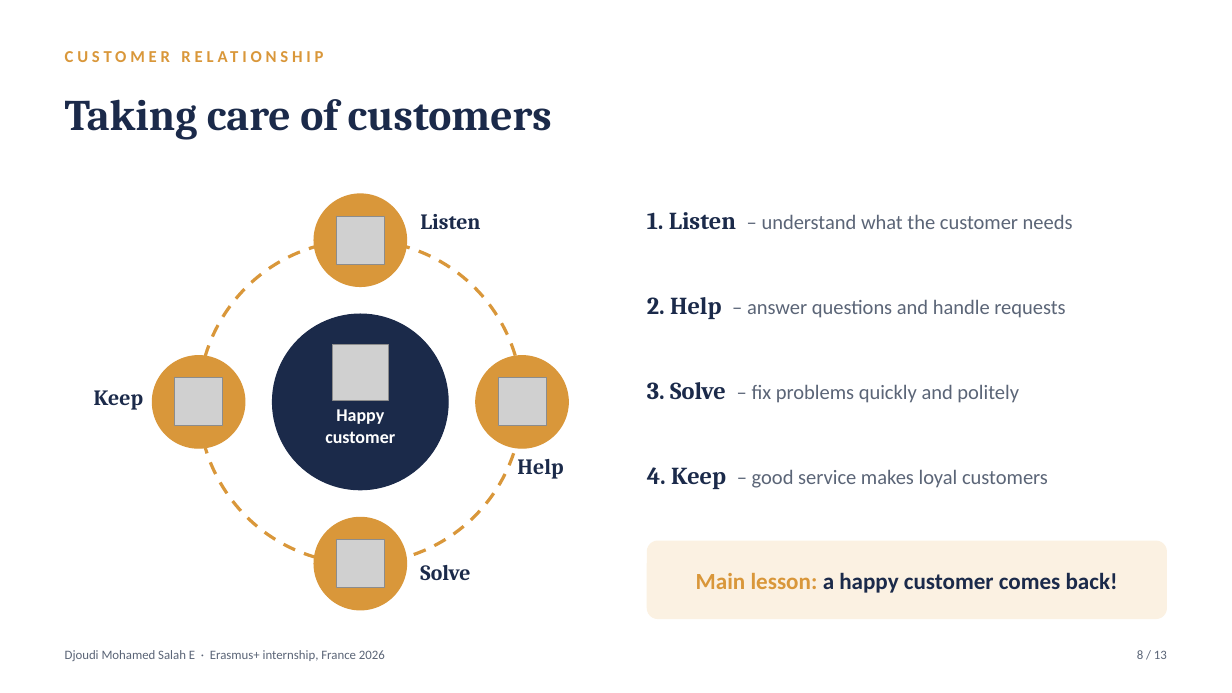
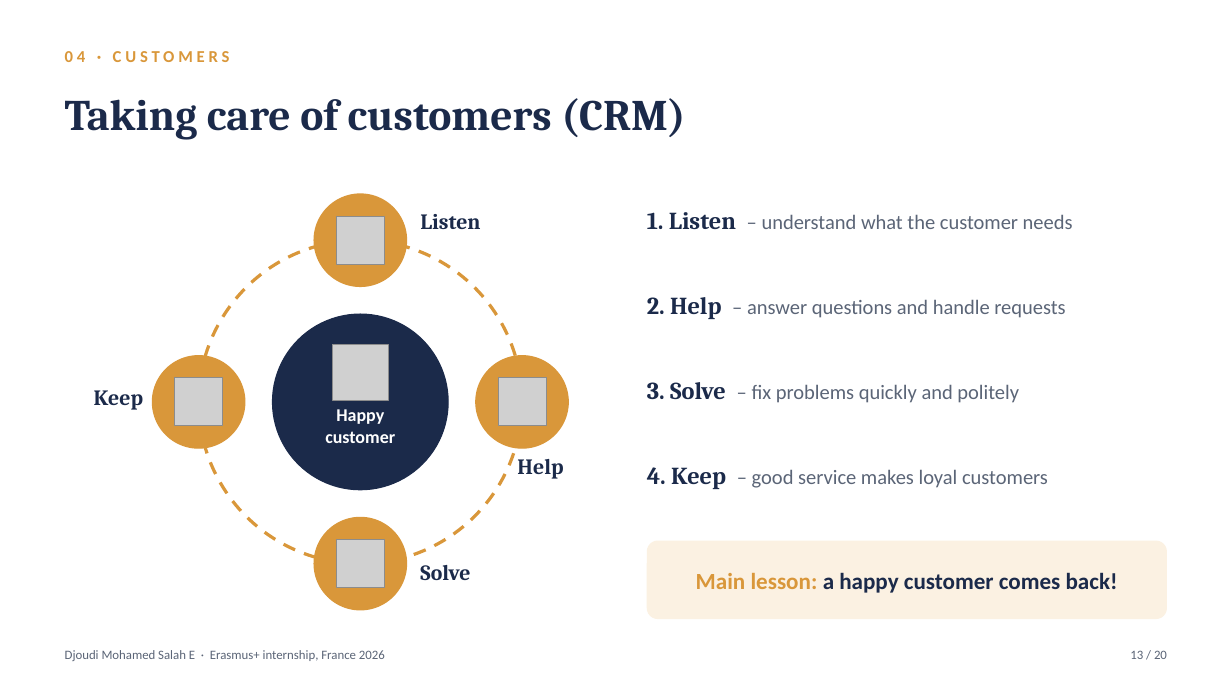
Before and after one commit to djoeeej/djoeeej, a slide deck: slide 13 of france-internship/Internship_France_Defense.pptx (slide 8 before the commit). Drawn at 1232x693 pixels with LibreOffice and Linux fonts; fonts in the diff are those of the drawing; grey boxes stand for pictures. Boxes give left, top, right and bottom in pixels: in the first picture for what was removed or moved away, otherwise in the second. Text is boxed around its words. In the diff, an @@ line names an element or a change of style, - is before the commit and + after.

```diff
--- a/france-internship/Internship_France_Defense.pptx
+++ b/france-internship/Internship_France_Defense.pptx
@@ text at (x1=65, y1=51, x2=230, y2=62): text changed @@
-CUSTOMER RELATIONSHIP
+04 · CUSTOMERS
@@ text at (x1=65, y1=98, x2=685, y2=140): text changed @@
-Taking care of customers
+Taking care of customers (CRM)
@@ text at (x1=1130, y1=650, x2=1167, y2=659): text changed @@
-8 / 13
+13 / 20
```
Also in this commit, not shown: 10 other slides changed, 9 slides added, 2 slides removed, 2 other files.
